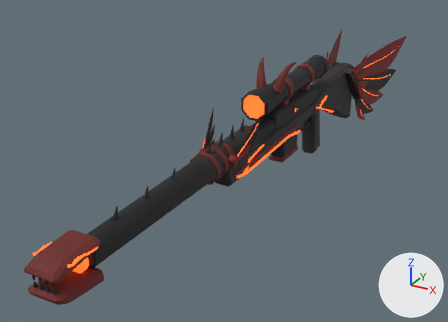
The glTF model roblox/assets/weapons-kit/w_sniper@sniper_infernal.glb, before and after one commit.
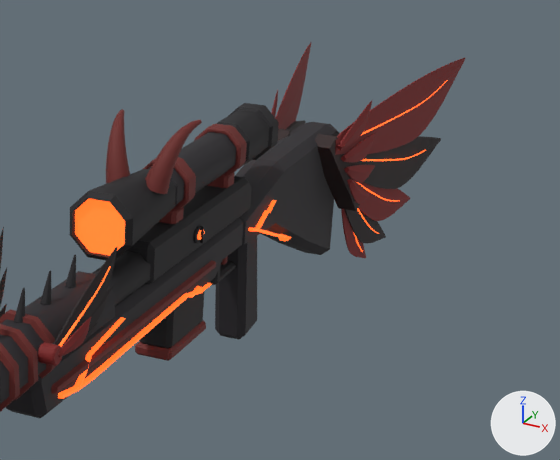
The first picture shows the older version from a 50 mm camera at (0.9, -2.3, 0.82) aimed at (-0.15, -0.39, -0.14). The close-ups show the older and then the newer version on the part from 47% to 100% of the width and 4% to 63% of the height of that picture. Only the edits that show in the close-ups are written down. Every picture has the same lights, and +X, +Y and +Z are marked at lower right. Vertices at exactly the same position are counted once.

In view in the first close-up: 'barrel_wzA__shell__p232025', 'barrel_wzN__glow__nff5a1e', 'barrel_wzN__gold__p6b2420', 'body_wzB__trim__p18161a', 'body_wzN__dark__p151316', 'body_wzN__glow__nff5a1e', 'body_wzN__trim__p18161a', 'lens_wzN__glow__nff5a1e', 'scope_wzN__gold__p6b2420', 'scope_wzN__shell__p232025', 'scope_wzN__trim__p18161a', 'stock_wzA__shell__p232025', 'stock_wzN__cov__p7a1a1a', 'stock_wzN__feat2__p7a1a1a', 'stock_wzN__feat__p1e1416', 'stock_wzN__glow__nff5a1e' and 9 more.
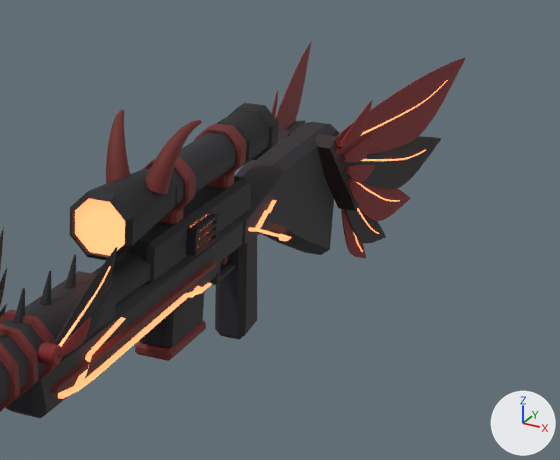
Not visible in the close-ups: 'body_wzN__glow__nff8a5a'.

The change, as a list of edits to the scene's bpy script:
```text
Change mat_glow:
    mat_glow.emission_color: (1.0, 0.102, 0.013) -> (1.0, 0.254, 0.102)  # orange #ff5a1e -> orange #ff8a5a
Change me_body_wzn__trim__p18161a:
    used by ob_body_wzn__trim__p18161a; location = (0.0, 0.0, 0.0)
    remove me_body_wzn__trim__p18161a.from_pydata(...)  # 192 vertices, 376 faces; spans x -0.039..0.039, y -0.1696..-0.1304, z 0.0157..0.0443
    add me_body_wzn__trim__p18161a.from_pydata(...)  # 288 vertices, 528 faces; spans x -0.05..0.05, y -0.196..-0.104, z 0.007..0.053
    me_body_wzn__trim__p18161a part 1: 96 vertices removed from x 0.031..0.039, y -0.1696..-0.1304, z 0.0157..0.0443; 144 vertices added at x 0.024..0.05, y -0.196..-0.104, z 0.007..0.053
    other edits to the shape of me_body_wzn__trim__p18161a do not show in these pictures
Add me_body_wzn__glow__nff8a5a:
    me_body_wzn__glow__nff8a5a.from_pydata(...)  # 48 vertices, 88 faces; spans x -0.042..0.042, y -0.19..-0.11, z 0.007..0.053
    me_body_wzn__glow__nff8a5a.materials.append(mat_glow)  # orange #ff8a5a, glowing orange #ff8a5a
Remove ob_body_wzn__dark__p151316:
    ob_body_wzn__dark__p151316 = bpy.data.objects.new('body_wzN__dark__p151316', me_body_wzn__dark__p151316)
    ob_body_wzn__dark__p151316.location = (0.0, 0.0, 0.0)
Add ob_body_wzn__glow__nff8a5a:
    ob_body_wzn__glow__nff8a5a = bpy.data.objects.new('body_wzN__glow__nff8a5a', me_body_wzn__glow__nff8a5a)
    ob_body_wzn__glow__nff8a5a.location = (0.0, 0.0, 0.0)
```

What differs and where, as boxes [x1, y1, x2, y2] in the close-ups (560 x 460 px):
'lens_wzN__glow__nff5a1e', recoloured (lighter)
    both: [75, 199, 125, 256]
'stock_wzN__glow__nff5a1e', recoloured
    both: [58, 80, 448, 399]
'body_wzN__trim__p18161a', reshaped
    before: [193, 225, 205, 243]
    after: [186, 213, 218, 256]
'barrel_wzN__glow__nff5a1e', recoloured
    both: [59, 266, 111, 347]
'body_wzN__dark__p151316', deleted
    before: [200, 226, 204, 243]
'scope_wzN__horn__p6b2420', unchanged, uncovered by the edit
    after: [106, 109, 202, 194]
